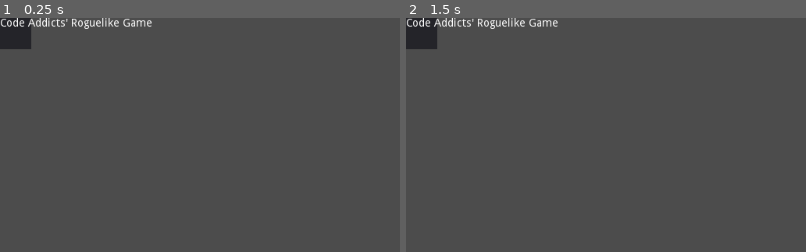
Above: before the commit, frames 1-2 (left to right).
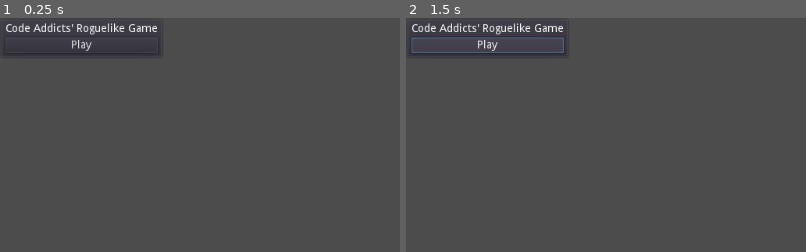
Above: after the commit, the same moments.

Repository: ClementsJR/Roguelike
Game: Godot game, scene res://MainMenu.tscn
The game is run twice, just before and just after one commit, with the same random seed, the same clock (stepped at 60 frames per second) and the same inputs.
Inputs (mouse positions are % of the whole screen's width and height, from its top left):
- Up to frame 1 (0.25 s): no input
- Up to frame 2 (1.5 s): click (10, 6) at 0.5 s, where only the run after the commit has a clickable "Play"; click (10, 6) at 1.25 s, where only the run after the commit has a clickable "Play"
The pictures show only the part of the screen within x 0-50%, y 0-50%; the shares and areas given below are measured in that part.

The runs differ from the first frame. In frame 1, 2.7% of the frame differs, in the area x 0-40%, y 0-17%; in frame 2, 2.9%.

Commit message:
Refactored main menu

Diff:
--- a/MainMenu.tscn
+++ b/MainMenu.tscn
@@ -1,13 +1,13 @@
 [gd_scene format=2]
 
-[node name="Panel" type="Panel" index="0"]
+[node name="PanelContainer" type="PanelContainer" index="0"]
 
 anchor_left = 0.0
 anchor_top = 0.0
 anchor_right = 0.0
 anchor_bottom = 0.0
-margin_right = 40.0
-margin_bottom = 40.0
+margin_right = 14.0
+margin_bottom = 14.0
 rect_pivot_offset = Vector2( 0, 0 )
 rect_clip_content = false
 mouse_filter = 0
@@ -15,13 +15,47 @@
 size_flags_horizontal = 1
 size_flags_vertical = 1
 
-[node name="Label" type="Label" parent="." index="0"]
+[node name="CenterContainer" type="CenterContainer" parent="." index="0"]
 
 anchor_left = 0.0
 anchor_top = 0.0
 anchor_right = 0.0
 anchor_bottom = 0.0
-margin_right = 40.0
+margin_left = 7.0
+margin_top = 7.0
+margin_right = 202.0
+margin_bottom = 45.0
+rect_pivot_offset = Vector2( 0, 0 )
+rect_clip_content = false
+mouse_filter = 0
+mouse_default_cursor_shape = 0
+size_flags_horizontal = 1
+size_flags_vertical = 1
+use_top_left = false
+
+[node name="VBoxContainer" type="VBoxContainer" parent="CenterContainer" index="0"]
+
+anchor_left = 0.0
+anchor_top = 0.0
+anchor_right = 0.0
+anchor_bottom = 0.0
+margin_right = 195.0
+margin_bottom = 38.0
+rect_pivot_offset = Vector2( 0, 0 )
+rect_clip_content = false
+mouse_filter = 1
+mouse_default_cursor_shape = 0
+size_flags_horizontal = 1
+size_flags_vertical = 1
+alignment = 0
+
+[node name="Label" type="Label" parent="CenterContainer/VBoxContainer" index="0"]
+
+anchor_left = 0.0
+anchor_top = 0.0
+anchor_right = 0.0
+anchor_bottom = 0.0
+margin_right = 195.0
 margin_bottom = 14.0
 rect_pivot_offset = Vector2( 0, 0 )
 rect_clip_content = false
@@ -33,3 +67,27 @@
 percent_visible = 1.0
 lines_skipped = 0
 max_lines_visible = -1
+
+[node name="Button" type="Button" parent="CenterContainer/VBoxContainer" index="1"]
+
+anchor_left = 0.0
+anchor_top = 0.0
+anchor_right = 0.0
+anchor_bottom = 0.0
+margin_top = 18.0
+margin_right = 195.0
+margin_bottom = 38.0
+rect_pivot_offset = Vector2( 0, 0 )
+rect_clip_content = false
+focus_mode = 2
+mouse_filter = 0
+mouse_default_cursor_shape = 0
+size_flags_horizontal = 1
+size_flags_vertical = 1
+toggle_mode = false
+enabled_focus_mode = 2
+shortcut = null
+group = null
+text = "Play"
+flat = false
+align = 1
